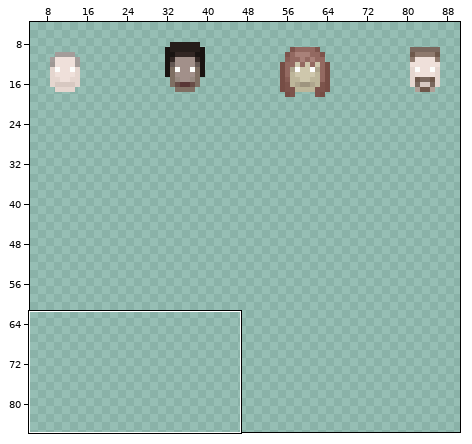
Sprite sheet -- assets/bed_patients.png. Above: a wide view before the commit, with the close-up outlined.
Close-up. Before the edit:
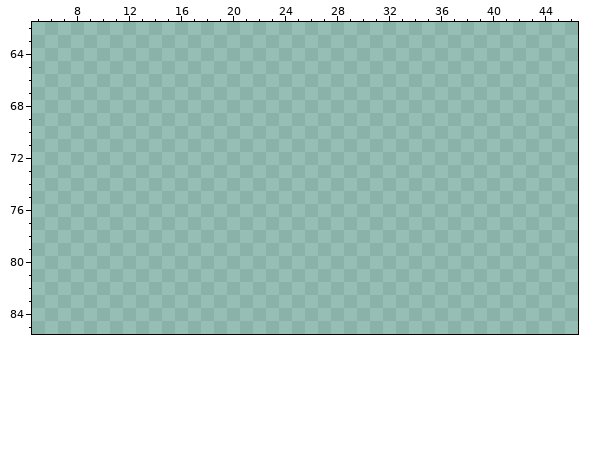
The file is 96x118 pixels. Colours within 5 levels of each other are drawn and written as one. Shown: x 5..46, y 62..85. The wide view leaves out empty margins. The commit also changed other parts of the picture, which this record leaves out.
Palette (. is transparent): 
Once edited:
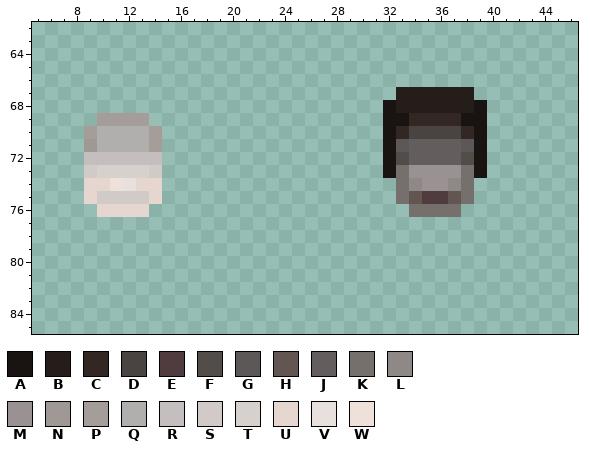
Colours new in this view: A #191311  B #251d1a  C #332724  D #494342  E #503c3f  F #534d4a  G #5d5858  H #635652  J #635d5d  K #76706c  L #8e8886  M #9a9292  N #9f9894  P #a49d9a  Q #b1aeae  R #c4bfbe  S #d1cac7  T #d7d1ce  U #e5d6cf  V #e7e0dc  W #efe0da
Diff:
Colour A is added in row 68 at x 32 and 39; in row 69 at x 32 to 33 and 38 to 39; in rows 70 to 73 at x 32 and 39.
Colour B is added in rows 67 to 68 at x 33 to 38.
Colour C is added in row 69 at x 34 to 37; in row 70 at x 33 and 38.
Colour D is added in row 70 at x 34 to 37.
Colour E is added in row 75 at x 35 to 36.
Colour F is added in row 72 at x 33 and 38.
Colour G is added in row 71 at x 33 and 38.
Colour H is added in row 75 at x 34 and 37.
Colour J is added in rows 71 to 72 at x 34 to 37.
Colour K is added in rows 73 to 75 at x 33 and 38; in row 76 at x 34 to 37.
Colour L is added in row 74 at x 34 and 37.
Colour M is added in row 73 at x 34 to 37; in row 74 at x 35 to 36.
Colour N is added in row 71 at x 9.
Colour P is added in row 69 at x 10 to 13; in row 70 at x 9 and 14; in row 71 at x 14.
Colour Q is added in rows 70 to 71 at x 10 to 13.
Colour R is added in row 72 at x 9 to 14.
Colour S is added in row 73 at x 9 and 14; in row 75 at x 10 to 13.
Colour T is added in row 73 at x 10 to 13.
Colour U is added in row 74 at x 9 to 10 and 13 to 14; in row 75 at x 9 and 14; in row 76 at x 10 to 13.
Colour V is added in row 74 at x 12.
Colour W is added in row 74 at x 11.
